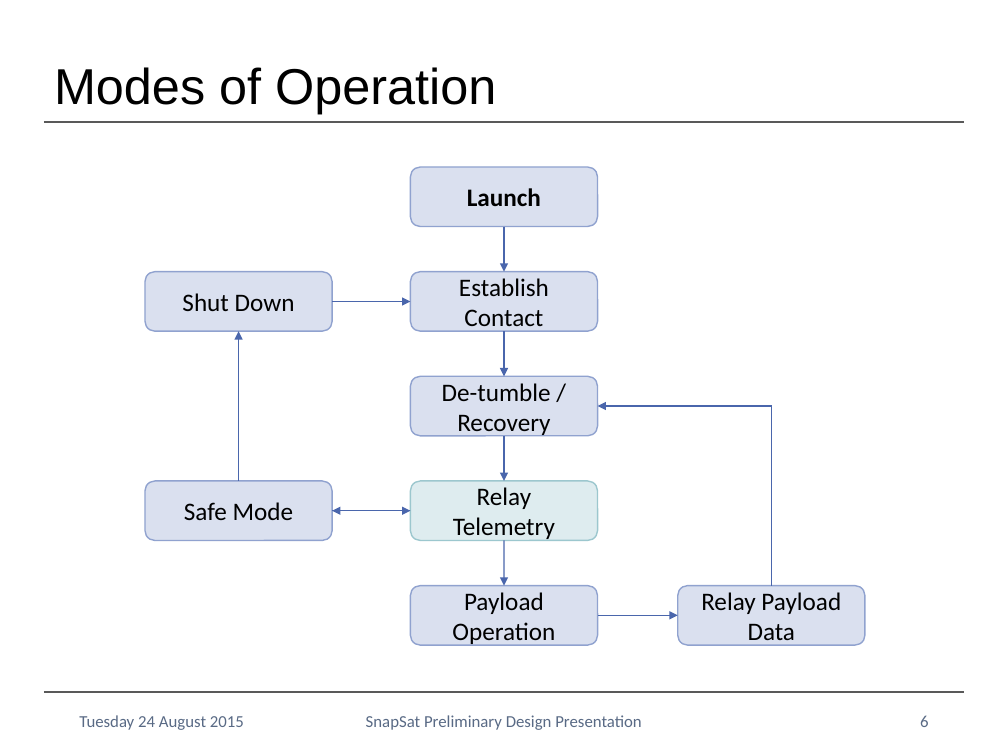
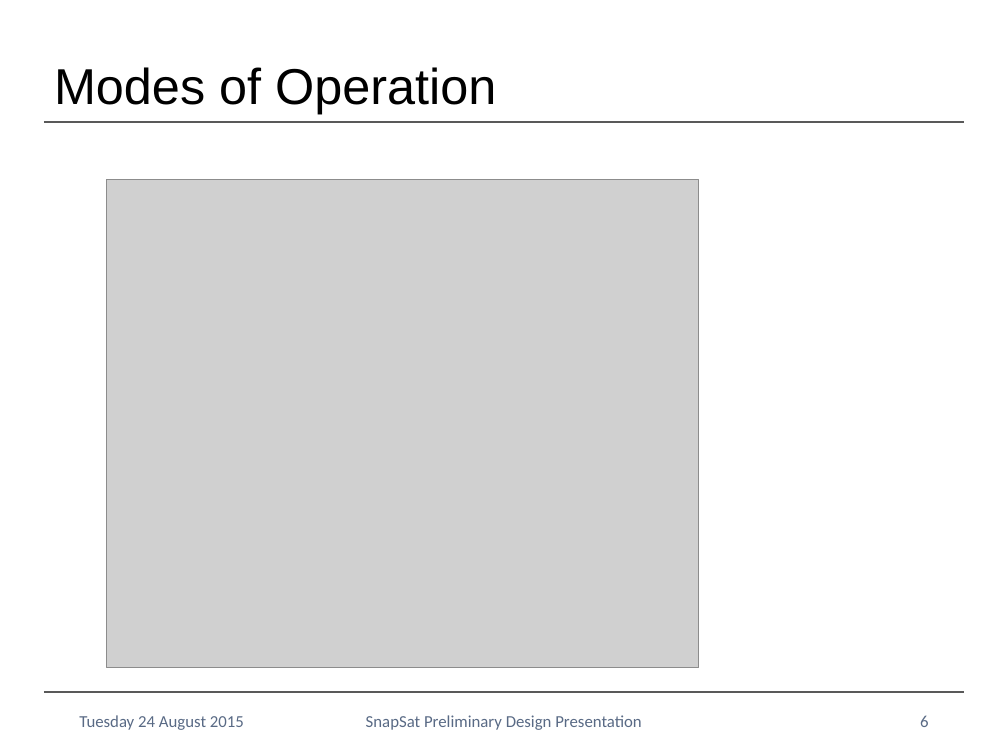
Before and after one commit to NikitaSardesai/AERO3760-Space-Engineering-2, a slide deck: slide 6 of Presentation/SnapSat PDR Presentation.pptx. Drawn at 1008x756 pixels with LibreOffice and Linux fonts; fonts in the diff are those of the drawing; grey boxes stand for pictures; background and template pictures are left out. Boxes give left, top, right and bottom in pixels: in the first picture for what was removed or moved away, otherwise in the second. Text is boxed around its words. In the diff, an @@ line names an element or a change of style, - is before the commit and + after.

Commit message:
Final PDR and presentation updates

```diff
--- a/Presentation/SnapSat PDR Presentation.pptx
+++ b/Presentation/SnapSat PDR Presentation.pptx
@@ picture added at (107, 179, 699, 668) @@
@@ rounded rectangle removed at (410, 167, 598, 227) @@
-Launch
@@ arrow removed from (504, 227) to (504, 272) @@
@@ rounded rectangle removed at (145, 272, 333, 332) @@
-Shut Down
@@ rounded rectangle removed at (410, 272, 598, 332) @@
-Establish Contact
@@ arrow removed from (333, 301) to (410, 301) @@
@@ arrow removed from (239, 481) to (239, 332) @@
@@ arrow removed from (504, 332) to (504, 376) @@
@@ rounded rectangle removed at (410, 376, 598, 435) @@
-De-tumble / Recovery
@@ elbow arrow removed from (771, 586) to (598, 406) @@
@@ arrow removed from (504, 435) to (504, 481) @@
@@ rounded rectangle removed at (145, 481, 333, 540) @@
-Safe Mode
@@ rounded rectangle removed at (410, 481, 598, 540) @@
-Relay Telemetry
@@ arrow removed from (410, 511) to (333, 511) @@
@@ arrow removed from (333, 511) to (410, 511) @@
@@ arrow removed from (504, 540) to (504, 586) @@
@@ rounded rectangle removed at (410, 586, 598, 645) @@
-Payload Operation
@@ rounded rectangle removed at (677, 586, 865, 645) @@
-Relay Payload Data
@@ arrow removed from (598, 616) to (677, 616) @@
```
Also in this commit, not shown: 1 other slide changed, 4 slides added, 1 slide removed, 7 other files.
